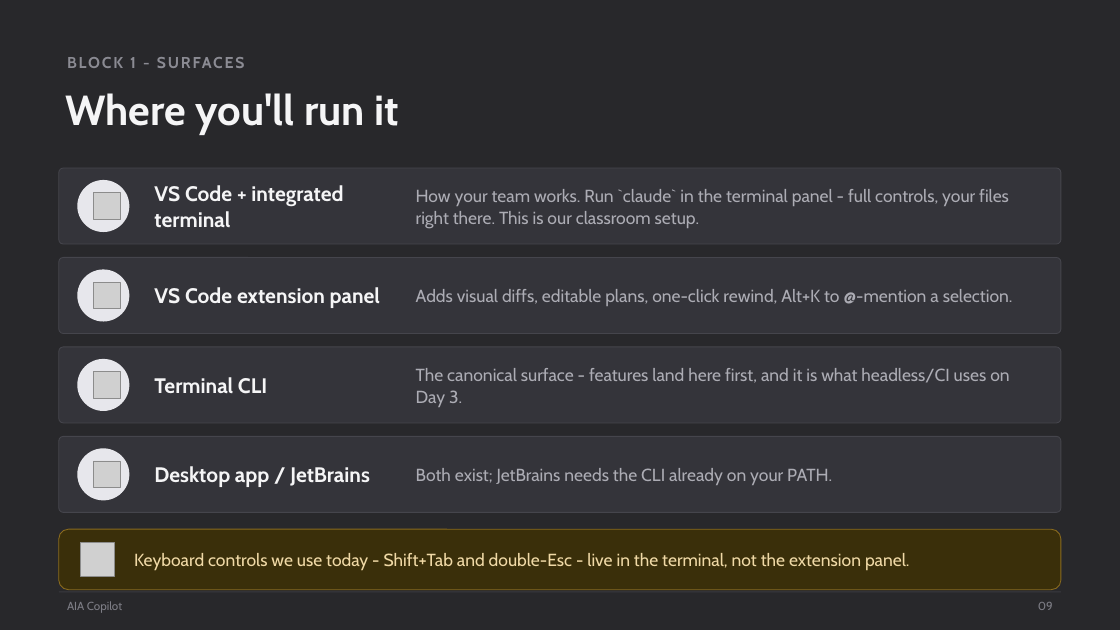
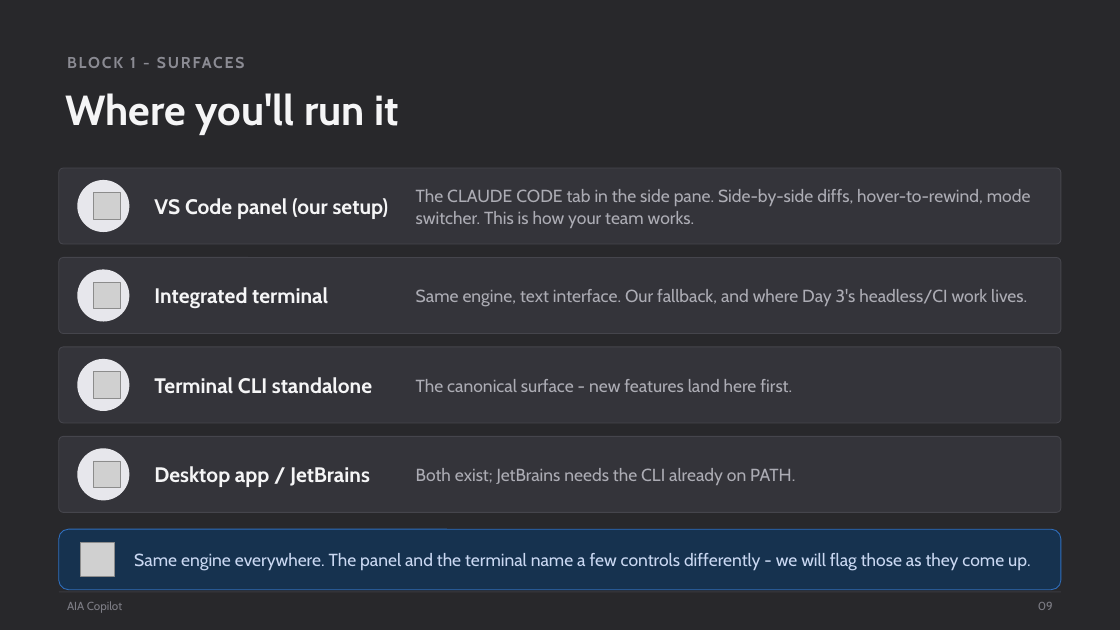
Before and after one commit to scottrhay/AIA-ClaudeCopilot, a slide deck: slide 9 of claude-code-3day/slides/Day1_Claude_Code_Fundamentals.pptx. Drawn at 1120x630 pixels with LibreOffice and Linux fonts; fonts in the diff are those of the drawing; grey boxes stand for pictures. Boxes give left, top, right and bottom in pixels: in the first picture for what was removed or moved away, otherwise in the second. Text is boxed around its words. In the diff, an @@ line names an element or a change of style, - is before the commit and + after.

Commit message:
Panel-first surface: exact VS Code rewind labels and mode names across slide 9/49/66-68 and labs 0/1A/1C/1D; flag panel Bypass != terminal guarded Auto

```diff
--- a/claude-code-3day/slides/Day1_Claude_Code_Fundamentals.pptx
+++ b/claude-code-3day/slides/Day1_Claude_Code_Fundamentals.pptx
@@ text at [154, 198, 389, 219]: text changed @@
-VS Code + integrated terminal
+VS Code panel (our setup)
@@ text at [416, 189, 1031, 228]: text changed @@
-How your team works. Run `claude` in the terminal panel - full controls, your files right there. This is our classroom setup.
+The CLAUDE CODE tab in the side pane. Side-by-side diffs, hover-to-rewind, mode switcher. This is how your team works.
@@ text at [154, 287, 328, 308]: text changed @@
-VS Code extension panel
+Integrated terminal
@@ text at [416, 289, 1027, 307]: text changed @@
-Adds visual diffs, editable plans, one-click rewind, Alt+K to @-mention a selection.
+Same engine, text interface. Our fallback, and where Day 3's headless/CI work lives.
@@ text at [154, 377, 372, 394]: text changed @@
-Terminal CLI
+Terminal CLI standalone
@@ text at [416, 379, 792, 392]: text changed @@
-The canonical surface - features land here first, and it is what headless/CI uses on Day 3.
+The canonical surface - new features land here first.
@@ text at [416, 468, 795, 485]: text changed @@
-Both exist; JetBrains needs the CLI already on your PATH.
+Both exist; JetBrains needs the CLI already on PATH.
@@ rounded rectangle at [59, 529, 1061, 590]: fill #3A2F0A to #16324F; outline #8A6B1E 0.75 pt to #2F6FBE 0.75 pt @@
@@ text at [134, 553, 1030, 571]: text changed; text colour #F0D9A6 to #CAD8F2 @@
-Keyboard controls we use today - Shift+Tab and double-Esc - live in the terminal, not the extension panel.
+Same engine everywhere. The panel and the terminal name a few controls differently - we will flag those as they come up.
```
Also in this commit, not shown: 2 other slides changed, 4 other files.
